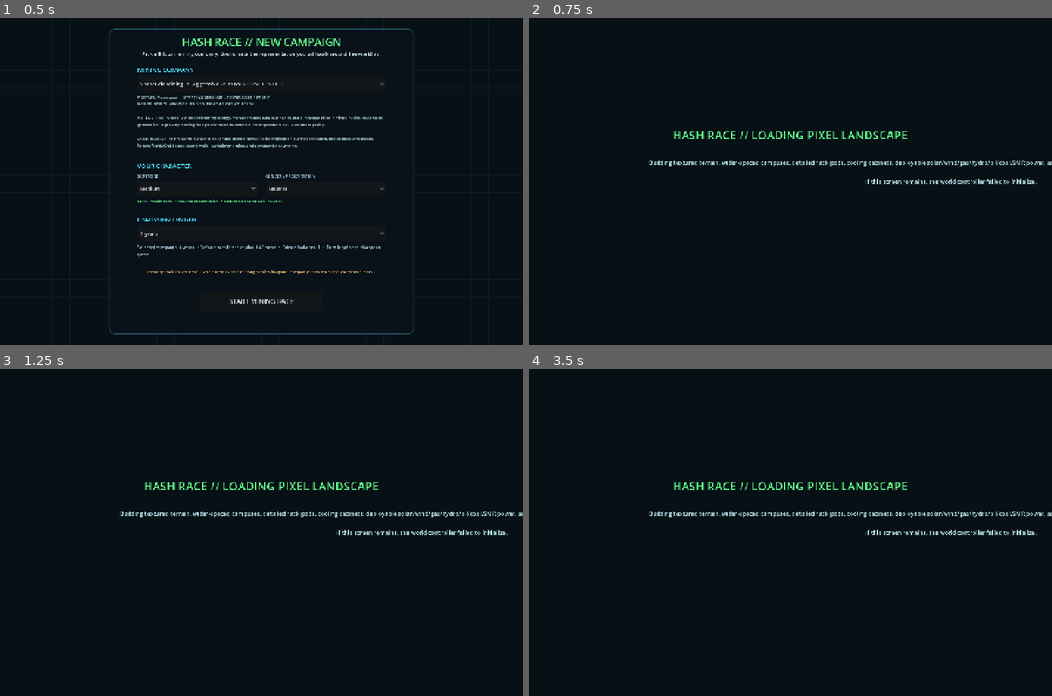
Above: before the commit, frames 1-4 (two rows, left to right).
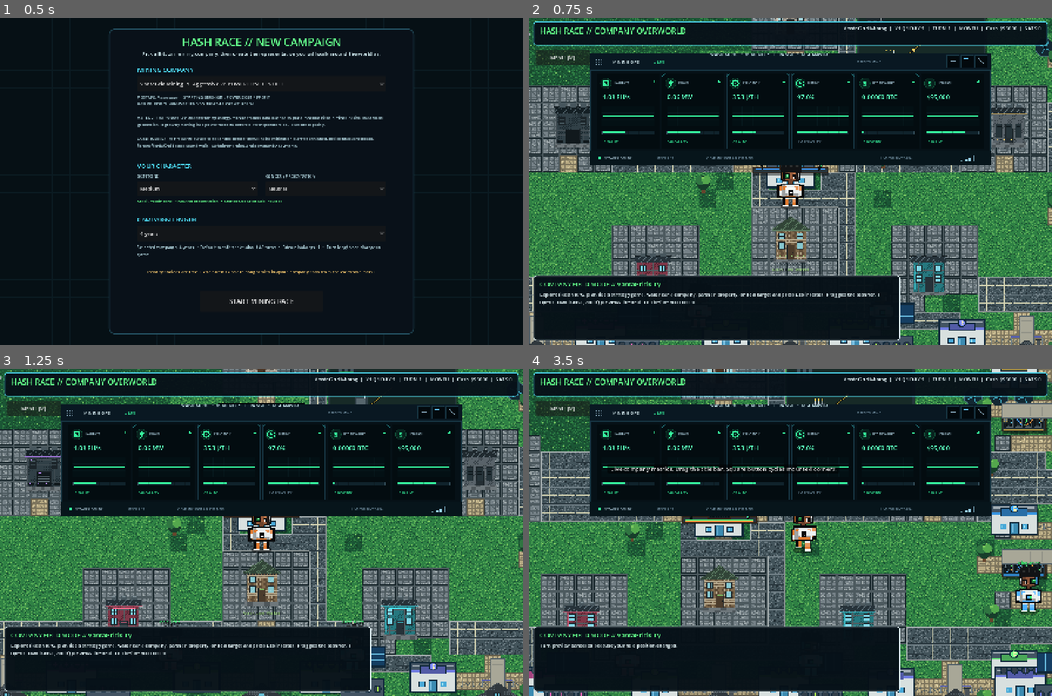
Above: after the commit, the same moments.

Repository: 1freetech/HashRace
Game: Godot game, scene res://scenes/campaign_setup.tscn
The game is run twice, just before and just after one commit, with the same random seed, the same clock (stepped at 60 frames per second) and the same inputs.
Inputs (mouse positions are in pixels of both pictures, inside the frame that each line leads up to):
- Up to frame 1 (0.5 s): no input
- Up to frame 2 (0.75 s): click "START MINING RACE" at 0.5 s
- Up to frame 3 (1.25 s): no input
- Up to frame 4 (3.5 s): tap Enter at 1.25 s; move the mouse to (905, 516) at 1.27 s; hold D 1.28-2 s; tap E at 1.35 s; click (905, 516) at 1.42 s; tap Space at 1.52 s; drag from (685, 548) to (764, 597) at 2.02 s; move the mouse to (842, 460) at 2.77 s; hold D from 2.78 s (still down); tap Q at 2.85 s

Frame 1 is identical in both runs. In frame 2, 56% of the frame differs, in the area x 0-100%, y 0-100%; in frame 3, 56%; in frame 4, 56%.
Error before the commit: Parse Error: Could not resolve class "res://scripts/world_v065.gd". (res://scripts/world_v067.gd:1)

Commit message:
v0.068 read infrastructure UI from resource catalog

Diff:
--- a/Godot/scripts/world_league_standings.gd
+++ b/Godot/scripts/world_league_standings.gd
@@ -46,8 +46,11 @@
     league_button.get_parent().add_child(inventory_button)
 
 func _selected_inventory_item() -> Dictionary:
-    inventory_item_idx = clampi(inventory_item_idx, 0, InfrastructureInventory.CATALOG.size() - 1)
-    return InfrastructureInventory.CATALOG[inventory_item_idx]
+    var count := infrastructure_inventory.catalog_size()
+    if count <= 0:
+        return {}
+    inventory_item_idx = clampi(inventory_item_idx, 0, count - 1)
+    return infrastructure_inventory.catalog_item_at(inventory_item_idx)
 
 func _open_infrastructure_inventory() -> void:
     var prototype: Dictionary = _selected_inventory_item()
@@ -55,7 +58,7 @@
     var owned: int = infrastructure_inventory.quantity(id)
     var stored: int = infrastructure_inventory.stored_quantity(id)
     var deployed: int = infrastructure_inventory.deployed_quantity(id)
-    dialog_title.text = "INFRASTRUCTURE // %d OF %d" % [inventory_item_idx + 1, InfrastructureInventory.CATALOG.size()]
+    dialog_title.text = "INFRASTRUCTURE // %d OF %d" % [inventory_item_idx + 1, infrastructure_inventory.catalog_size()]
     dialog_text.text = "%s\n%s • $%d\nBenefit: %s %s\n\nCash: $%d\nOwned: %d • Stored: %d • Deployed: %d\n\nBuying puts …(287 unchanged characters)…
     var actions: Array = [
         {"label":"< PREV", "call":Callable(self, "_inventory_prev")},
@@ -69,11 +72,13 @@
     _set_actions(actions)
 
 func _inventory_prev() -> void:
-    inventory_item_idx = (inventory_item_idx - 1 + InfrastructureInventory.CATALOG.size()) % InfrastructureInventory.CATALOG.size()
+    var count := maxi(1, infrastructure_inventory.catalog_size())
+    inventory_item_idx = (inventory_item_idx - 1 + count) % count
     _open_infrastructure_inventory()
 
 func _inventory_next() -> void:
-    inventory_item_idx = (inventory_item_idx + 1) % InfrastructureInventory.CATALOG.size()
+    var count := maxi(1, infrastructure_inventory.catalog_size())
+    inventory_item_idx = (inventory_item_idx + 1) % count
     _open_infrastructure_inventory()
 
 func _inventory_buy() -> void:
